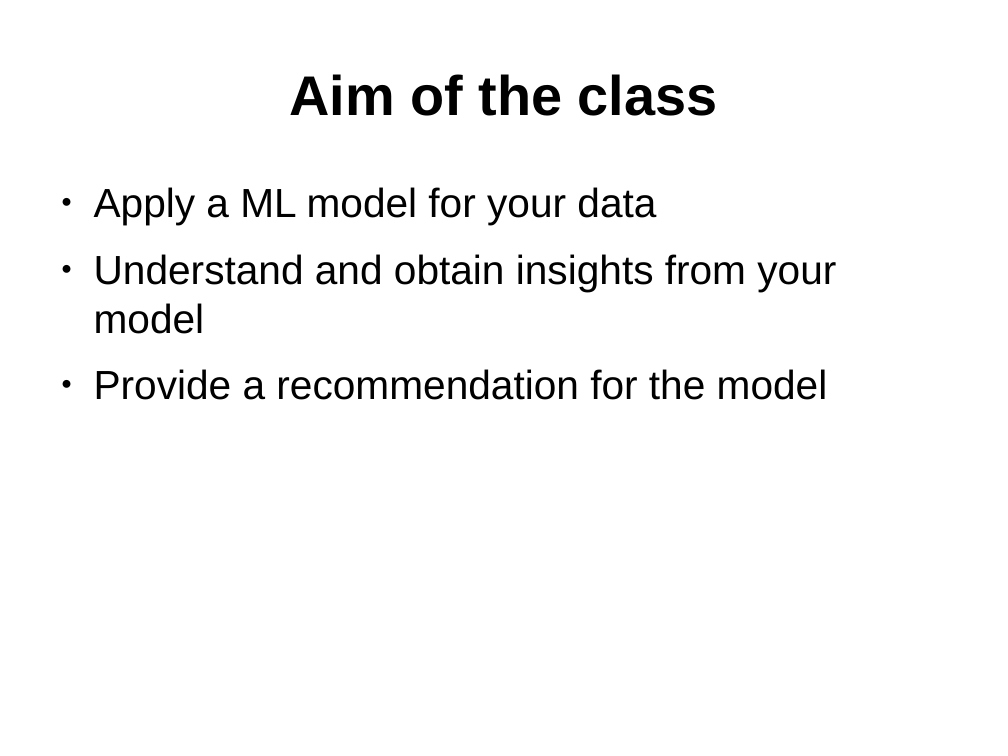
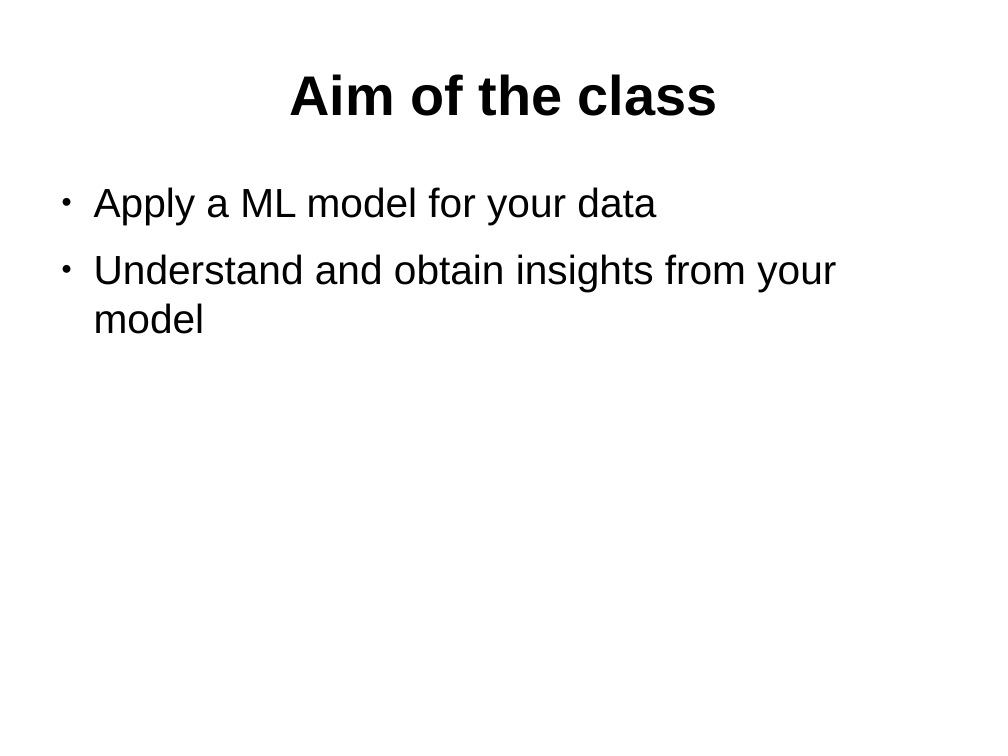
Before and after one commit to leexa90/ML_course_BII, a slide deck: slide 10 of opening_slides.odp. Drawn at 1008x756 pixels with LibreOffice and Linux fonts; fonts in the diff are those of the drawing. Boxes give left, top, right and bottom in pixels: in the first picture for what was removed or moved away, otherwise in the second. Text is boxed around its words. In the diff, an @@ line names an element or a change of style, - is before the commit and + after.

```diff
--- a/opening_slides.odp
+++ b/opening_slides.odp
@@ text at (94,369,828,400): paragraph removed @@
-● Provide a recommendation for the model
```
Also in this commit, not shown: 5 other slides changed, 1 slide added, 4 other files.
